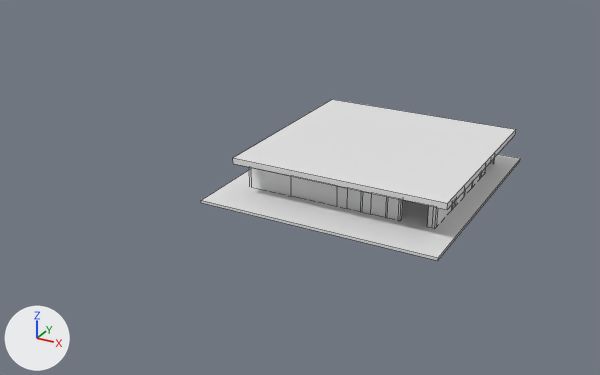
An edit to the FBX model Assets/Njabulo's Folder/Music Bar.fbx, drawn before and after from the same camera.
Camera for both pictures: a camera (50 mm lens) standing at (19.3, -48.1, 22.0) and looking at (-5.6, -2.7, -0.7). Every picture has the same lights, and +X, +Y and +Z are marked at lower left. The older version comes first. Mesh edges are drawn as thin lines. Where no turn or scale is listed for an object, it has been applied to the vertices. Vertices at exactly the same position are counted once.

The first picture shows 'Ground', 'Roof', 'Structure'.
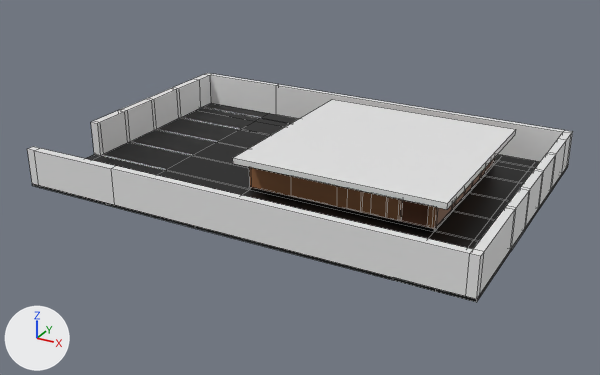
The change, as a diff of the scene's bpy script:
```diff
--- a/Assets/Njabulo's Folder/Music Bar.fbx.py
+++ b/Assets/Njabulo's Folder/Music Bar.fbx.py
@@ mat_walls @@
+mat_walls = principled_material('Walls')
+mat_walls.base_color = (0.3, 0.135, 0.0576)  # brown #956744
@@ mat_road_lines @@
+mat_road_lines = principled_material('Road Lines')
+mat_road_lines.base_color = (1.0, 1.0, 1.0)  # white #ffffff
@@ mat_int_floor @@
+mat_int_floor = principled_material('Int Floor')
+mat_int_floor.base_color = (0.251, 0.113, 0.0654)  # brown #895e48
@@ mat_gravel @@
+mat_gravel = principled_material('Gravel')
+mat_gravel.base_color = (0.0, 0.0, 0.0)  # black #000000
@@ mat_ext_walls @@
+mat_ext_walls = principled_material('Ext Walls')
+mat_ext_walls.base_color = (0.8, 0.8, 0.8)  # white #e7e7e7
@@ me_cube_003 @@
 me_cube_003.from_pydata(...)  # 616 vertices, 529 faces; spans x -7.63..5.15, y -5.91..5.91, z 0.07..2.41
+me_cube_003.materials.append(mat_walls)  # brown #956744
@@ me_cube_006 @@
 # used by ob_ground; location = (-1.29, -1.48, 0.15); scale = (6.56, 6.02, 0.0236)
-me_cube_006.from_pydata(...)  # 8 vertices, 6 faces; spans x -1.2..1.2, y -1.29..1.49, z -6.64..1.0
+me_cube_006.from_pydata(...)  # 214 vertices, 212 faces; spans x -3.21..1.45, y -1.77..1.71, z -6.64..9.38
+# me_cube_006 part 1: 8 vertices removed from x -1.2..1.2, y -1.29..1.49, z -6.64..1.0; 214 vertices added at x -3.21..1.45, y -1.77..1.71, z -6.64..9.38
+me_cube_006.materials.append(mat_gravel)  # black #000000
+me_cube_006.materials.append(mat_road_lines)  # white #ffffff
+me_cube_006.materials.append(mat_int_floor)  # brown #895e48
@@ me_cube_017 @@
+me_cube_017.from_pydata(...)  # 112 vertices, 83 faces; spans x -21.1..9.5, y -10.5..10.1, z 0.0..2.5
+me_cube_017.materials.append(mat_ext_walls)  # white #e7e7e7
@@ ob_ground @@
 ob_ground = bpy.data.objects.new('Ground', me_cube_006)
-ob_ground.location = (-1.29, -1.48, 0.15)
-ob_ground.scale = (6.56, 6.02, 0.0236)
+ob_ground.location = (0.18, -1.48, -0.1)
+ob_ground.scale = (6.56, 5.93, 0.0236)
@@ ob_ext_walls @@
+ob_ext_walls = bpy.data.objects.new('Ext Walls', me_cube_017)
+ob_ext_walls.location = (0.18, -1.48, -0.1)
```

Boxes (x1, y1, x2, y2) around the edits, measured in the pictures (600 x 375 px):
'Ext Walls', added: after (27, 73, 573, 299)
'Ground', reshaped, moved, rescaled, recoloured: before (201, 154, 521, 261); after (32, 103, 568, 302)
'Structure', recoloured (white to brown): (249, 158, 495, 228) in both
